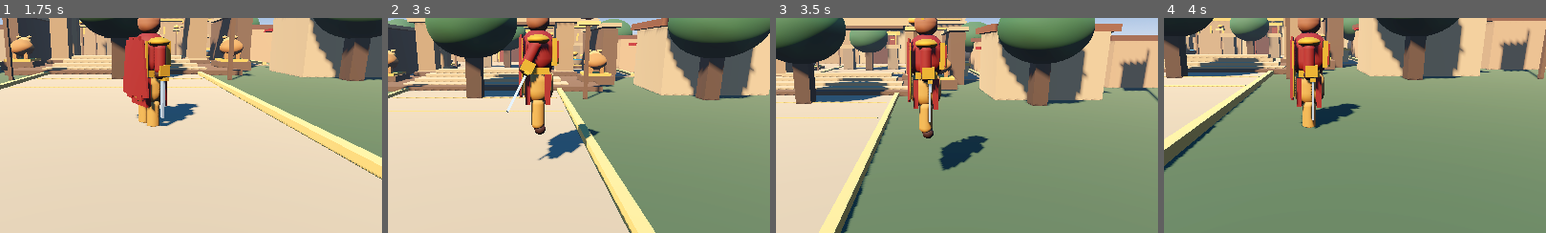
Above: before the commit, frames 1-4 (left to right).
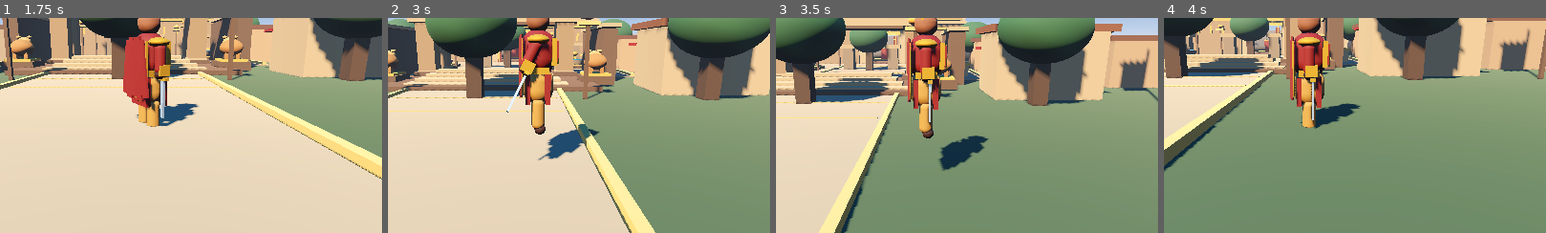
Above: after the commit, the same moments.

Repository: pmp50692-ship-it/the-lost-kingdom
Game: Godot game, scene res://scenes/main.tscn
Two runs of this game, one before a commit and one after it. Both use one fixed random seed, a clock stepped at 60 frames per second and the inputs below.
Inputs (mouse positions are % of the whole screen's width and height, from its top left):
- Up to frame 1 (1.75 s): click "ATTACK" at 0.5 s; tap Enter at 1.25 s; drag from (10, 79) to (60, 28) at 1.27 s
- Up to frame 2 (3 s): drag from (30, 55) to (45, 70) at 2.02 s; tap Space (jump) at 2.75 s; move the mouse to (60, 28) at 2.77 s; hold D (move_right) from 2.78 s (still down)
- Up to frame 3 (3.5 s): keep holding D (move_right)
- Up to frame 4 (4 s): release D (move_right) at 3.5 s; drag from (45, 70) to (20, 35) at 3.52 s
The pictures show only the part of the screen within x 31-81%, y 30-80%; the shares and areas given below are measured in that part.

Frame 1 is identical in both runs. In frame 2, 0.1% of the frame differs, in the area x 28-35%, y 13-21%; in frame 3, 0.3%; in frame 4, 0.4%, in the area x 23-31%, y 3-18%.

Commit message:
Remove hidden collision blockers from palace doorway and swing doors clear

Diff:
--- a/scripts/main.gd
+++ b/scripts/main.gd
@@ -137,24 +137,22 @@
     _add_box(Vector3(-7.1, 3.2, -30.75), Vector3(7.8, 6.4, 0.7), stone)
     _add_box(Vector3(7.1, 3.2, -30.75), Vector3(7.8, 6.4, 0.7), stone)
     _add_box(Vector3(0, 6.0, -30.75), Vector3(7.0, 1.0, 0.8), Color(0.83, 0.59, 0.20))
-    _add_box(Vector3(0, 2.15, -30.55), Vector3(4.6, 4.3, 0.35), dark_stone)
-    _add_box(Vector3(0, 2.05, -30.30), Vector3(3.5, 4.0, 0.12), Color(0.25, 0.10, 0.06))
     _add_box(Vector3(0, 4.25, -30.20), Vector3(5.2, 0.42, 0.35), Color(0.83, 0.59, 0.20))
     # Monumental carved royal doorway with two open golden door leaves
     _add_box(Vector3(-2.0, 2.05, -30.02), Vector3(0.16, 4.0, 0.22), Color(0.83, 0.59, 0.20))
     _add_box(Vector3(2.0, 2.05, -30.02), Vector3(0.16, 4.0, 0.22), Color(0.83, 0.59, 0.20))
     _add_box(Vector3(0, 4.12, -30.02), Vector3(4.2, 0.18, 0.25), Color(0.90, 0.68, 0.29))
-    _add_box(Vector3(-1.55, 2.0, -30.12), Vector3(0.82, 3.65, 0.10), Color(0.43, 0.12, 0.055))
-    _add_box(Vector3(1.55, 2.0, -30.12), Vector3(0.82, 3.65, 0.10), Color(0.43, 0.12, 0.055))
+    _add_box(Vector3(-1.92, 2.0, -30.12), Vector3(0.48, 3.65, 0.10), Color(0.43, 0.12, 0.055))
+    _add_box(Vector3(1.92, 2.0, -30.12), Vector3(0.48, 3.65, 0.10), Color(0.43, 0.12, 0.055))
     for side in [-1.0, 1.0]:
         for y in [0.8, 1.7, 2.6, 3.45]:
-            _add_box(Vector3(side * 1.55, y, -30.04), Vector3(0.58, 0.045, 0.035), Color(0.91, 0.69, 0.30))
+            _add_box(Vector3(side * 1.92, y, -30.04), Vector3(0.38, 0.045, 0.035), Color(0.91, 0.69, 0.30))
         var door_knob := MeshInstance3D.new()
         var knob_mesh := SphereMesh.new()
         knob_mesh.radius = 0.10
         knob_mesh.height = 0.10
         door_knob.mesh = knob_mesh
-        door_knob.position = Vector3(side * 1.35, 2.0, -29.94)
+        door_knob.position = Vector3(side * 1.78, 2.0, -29.94)
         door_knob.material_override = gold_material()
         add_child(door_knob)
 
